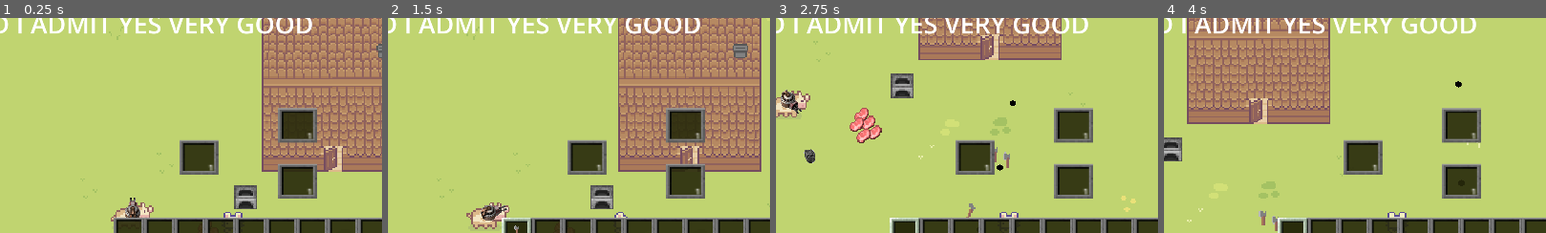
Above: before the commit, frames 1-4 (left to right).
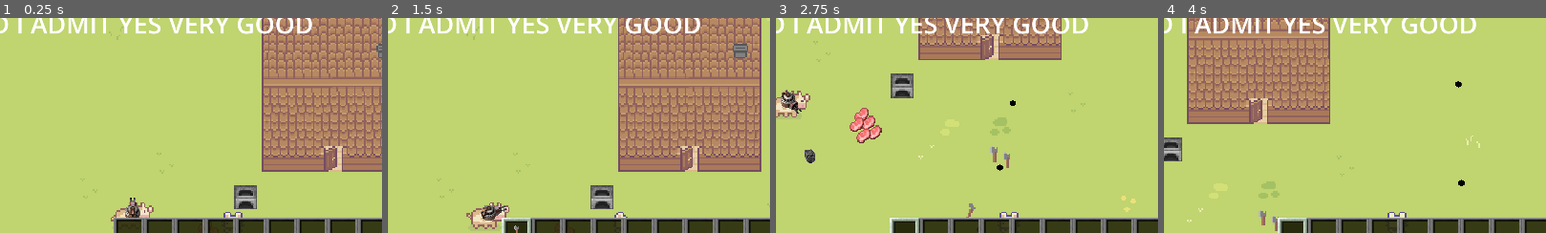
Above: after the commit, the same moments.

Repository: maciulex/First-game-in-godot
Game: Godot game, scene res://gameLevels/mainLevel/game_level.tscn
The game is run twice, just before and just after one commit, with the same random seed, the same clock (stepped at 60 frames per second) and the same inputs.
Inputs (mouse positions are % of the whole screen's width and height, from its top left):
- Up to frame 1 (0.25 s): no input
- Up to frame 2 (1.5 s): click (36, 52) at 0.52 s; hold D (right) from 1.28 s (still down); hold E (e) from 1.28 s (still down)
- Up to frame 3 (2.75 s): tap Tab (eq) at 1.55, 2.1 s; release D (right) at 2.03 s; release E (e) at 2.03 s; hold S (down) from 2.03 s (still down); tap Q (q) at 2.3 s
- Up to frame 4 (4 s): release S (down) at 2.78 s; hold D (right) 2.78-3.53 s; hold Q (q) 2.78-3.53 s; tap Space (space) at 3.05, 3.6 s; hold W (up) from 3.53 s (still down); tap E (e) at 3.8 s
The pictures show only the part of the screen within x 20-70%, y 2-52%; the shares and areas given below are measured in that part.

The runs differ from the first frame. In frame 1, 5.0% of the frame differs, in the area x 47-83%, y 41-84%; in frame 2, 4.9%; in frame 3, 5.0%; in frame 4, 5.0%.

Commit message:
Inventory for blocks getting better

Diff:
--- a/character/player.gd
+++ b/character/player.gd
@@ -80,6 +80,7 @@
 func closeStorageTypeObject():
 	blockPlayerActionForTime(0.2);
 	unblockPlayerMovement();
+	$Control/Inventory.closeBlockInventory();
 
 func openStorageTypeObject():
 	blockPlayerMovement();
--- a/interface/Inventory.gd
+++ b/interface/Inventory.gd
@@ -2,9 +2,8 @@
 
 @onready var playerData = get_node("/root/PlayerData");
 const inventorySize = 59;
+var blockInventoryChange : bool = false;
 
-var boxInventoryPattern = null;
-var boxInventory = null;
 
 @onready var InventoryBoxes = [
 	$ToolBar/itemBox1,
@@ -15,6 +14,7 @@
 ];
 
 func selectItemInToolBar(inventoryObject):
+	print(inventoryObject.index);
 	InventoryBoxes[playerData.equipedTool].get_node("UnselectedItem/SelectedItem").visible = false;
 	playerData.equipedTool = inventoryObject.index;
 	inventoryObject.get_node("UnselectedItem/SelectedItem").visible = true;
@@ -60,19 +60,60 @@
 	pass;
 
 var eqStateChange : bool = false;
+
+func openPlayerInventory():
+	if (blockInventoryChange):
+		return -1;
+	$MainInventory.visible = true;
+	eqStateChange = true;
+
+func closePlayerInventory():
+	if (blockInventoryChange):
+		return -1;
+	$MainInventory.visible = false;
+	eqStateChange = true;
+	pass;
+
+func togglePlayerInventory():
+	if (blockInventoryChange):
+		return -1;
+	$MainInventory.visible = !$MainInventory.visible;
+	eqStateChange = true;
+
 func _physics_process(delta):
 	if (Input.get_action_strength("eq") > 0 && !eqStateChange):
-		$MainInventory.visible = !$MainInventory.visible;
-		eqStateChange = true;
-	if (Input.get_action_strength("eq") == 0): eqStateChange = false;
+		togglePlayerInventory();
+	if (Input.get_action_strength("eq") == 0):
+		eqStateChange = false;
 
 	for i in range(5):
 		if (Input.get_action_strength(str(i+1)) == 1):
 			selectItemInToolBar(InventoryBoxes[i])
 
+var boxInventoryPattern = null;
+var boxInventory = null;
+
 func openBlockInventory(inventory, pattern):
-	print(inventory, pattern)
+	openPlayerInventory();
+	blockInventoryChange = true;
+	boxInventoryPattern = pattern;
+	boxInventory = inventory;
+	match pattern:
+		"blockFuseTypeInventory":
+			$blockFuseTypeInventory.visible = true;
 	pass;
+
+func updateBlockInventory():
+	pass;
+
+func closeBlockInventory():
+	blockInventoryChange = false;
+	closePlayerInventory();
+	match boxInventoryPattern:
+		"blockFuseTypeInventory":
+			$blockFuseTypeInventory.visible = false;
+	boxInventoryPattern = null;
+	boxInventory = null;
 
 func inventoryBoxClicked(space):
 	if (space.find("BlockInventory") != -1):
@@ -90,6 +131,7 @@
 	playerData.Items[to] = placeHolder;
 	updateToolbarAtIndex(from);
 	updateToolbarAtIndex(to);
+
 func _ready():
 	for i in range(0,5):
 		InventoryBoxes[i].index = i;
--- a/interface/control.tscn
+++ b/interface/control.tscn
@@ -313,6 +313,7 @@
 metadata/_edit_lock_ = true
 
 [node name="blockFuseTypeInventory" type="Control" parent="Inventory"]
+visible = false
 anchors_preset = 0
 offset_left = 95.0
 offset_top = 27.0
--- a/utils/furniture/furnace/furnace.gd
+++ b/utils/furniture/furnace/furnace.gd
@@ -4,4 +4,4 @@
 
 @export var active :bool = false;
 @export var inventory = [null,null,null];
-@export var displayPattern = "fusionTypeInventory";
+@export var displayPattern = "blockFuseTypeInventory";
